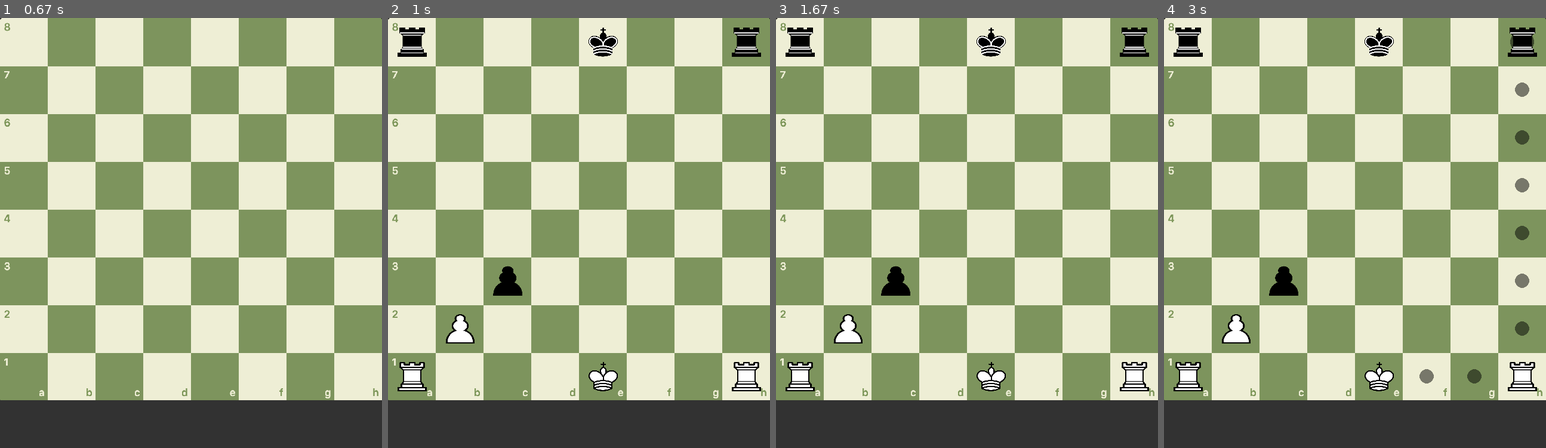
Above: before the commit, frames 1-4 (left to right).
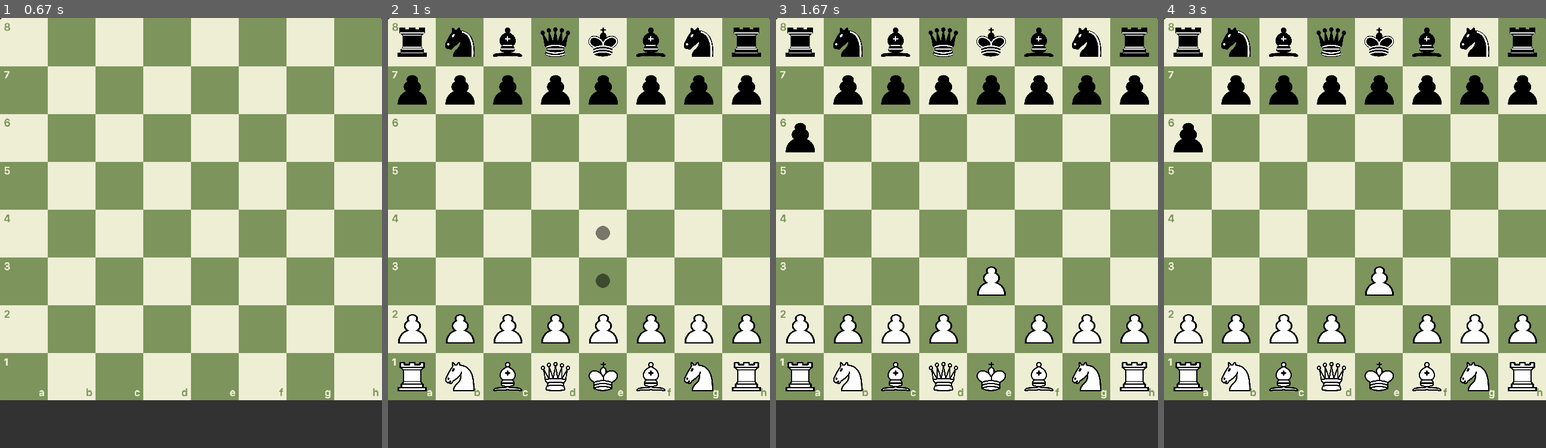
Above: after the commit, the same moments.

Repository: AdamAziz1998/chess
Game: pygame game, started from chess_pygame/game.py
Same seed, same stepped clock (60 frames per second), same inputs: the game is played once before the commit and once after it.
Inputs (mouse positions are in pixels of both pictures, inside the frame that each line leads up to):
- Up to frame 1 (0.67 s): click (191, 233) at 0.38 s
- Up to frame 2 (1 s): click (617, 327) at 0.78 s
- Up to frame 3 (1.67 s): click (1012, 271) at 1.2 s
- Up to frame 4 (3 s): click (1358, 280) at 2.2 s; move the mouse to (1500, 396) at 2.53 s; click (1500, 396) at 2.82 s

Frame 1 is identical in both runs. In frame 2, 8.5% of the frame differs, in the area x 2-98%, y 2-87%; in frame 3, 8.3%; in frame 4, 8.7%.

Commit message:
simple random bot and most of chess finished

Diff:
--- /dev/null
+++ b/chess_bot/chess_models.py
@@ -0,0 +1,73 @@
+import sys
+sys.path.append('../CHESS')
+
+from legal_moves.legal import legal_moves
+from legal_moves.move_categories import Move
+from gameplay.turn import turn
+from game_objects.board import starting_board
+from game_objects.pieces import Piece, wb, bb, wq, bq, wr, br, wkn, bkn
+import random
+
+
+
+#firstly I need to make the ability for the bot to mkae a move possible
+def all_potential_moves(board, team):
+    coords = []
+    for i in range(len(board)):
+        for j in range(len(board)):
+            if board[i][j] != '  ' and board[i][j].team == team:
+                coords.append((i, j))
+
+    ai_moves = []
+
+    for coord in coords:
+        piece_moves = legal_moves(board, coord)
+        ai_moves += piece_moves
+
+    for move in ai_moves:
+        if move.type == 't':
+            ai_moves.pop(ai_moves.index(move))
+            img1 = wq.image if team == 'w' else bq.image
+            move1 = Move(
+                move.org_location,
+                move.location_index,
+                move.type,
+                move.distance,
+                move.direction,
+                Piece(team, 'q', img1, False, False)
+            )
+            img2 = wb.image if team == 'w' else bb.image
+            move2 = Move(
+                move.org_location,
+                move.location_index,
+                move.type,
+                move.distance,
+                move.direction,
+                Piece(team, 'b', img2, False, False)
+            )
+            img3 = wkn.image if team == 'w' else bkn.image
+            move3 = Move(
+                move.org_location,
+                move.location_index,
+                move.type,
+                move.distance,
+                move.direction,
+                Piece(team, 'n', img3, False, False)
+            )
+            img4 = wr.image if team == 'w' else br.image
+            move4 = Move(
+                move.org_location,
+                move.location_index,
+                move.type,
+                move.distance,
+                move.direction,
+                Piece(team, 'r', img4, False, False)
+            )
+
+            ai_moves += [move1, move2, move3, move4]
+    return ai_moves
+
+def random_moving_bot(board, ai_team):
+    ai_moves = all_potential_moves(board, ai_team)
+
+    return random.choice(ai_moves)
--- a/chess_pygame/game.py
+++ b/chess_pygame/game.py
@@ -13,35 +13,27 @@
     coord_to_index
 )
 from gameplay.turn import turn
-from game_objects.board import board
+from game_objects.board import starting_board
 from legal_moves.legal import display_moves
 
 from game_objects.pieces import (
-    wk,
+    Piece,
     wq,
     wr,
     wkn,
     wb,
-    wp,
-    bk,
     bq,
     br,
     bkn,
     bb,
-    bp,
     DIR,
     PIECE_HEIGHT,
     PIECE_WIDTH
 )
 
-board[0][7] = wr
-board[0][0] = wr
-board[0][4] = wk
-board[7][0] = br
-board[7][7] = br
-board[7][4] = bk
-board[1][1] = wp
-board[2][2] = bp
+from chess_bot.chess_models import random_moving_bot
+
+board = starting_board
 
 pygame.init()
 
@@ -116,7 +108,8 @@
             coord_adj = (coord_unadj[0] + 320, coord_unadj[1] + 80)
             WIN.blit(scaled_UI_img, coord_adj)
 
-def draw_window():
+
+def draw_window(single_player: bool, my_team: str):
     global PIECE_SELECTED, PREVIOUS_SELECTED_COORDS, SELECTED_MOVES_INDEX, TEAM
     global board, moves, dead_whites, dead_blacks, pawn_transform, pawn_transform_piece
     global index, move
@@ -128,7 +121,7 @@
         blit_UI(TEAM, False, False)
 
     event = pygame.event.wait()
-    if event.type == pygame.MOUSEBUTTONDOWN:
+    if event.type == pygame.MOUSEBUTTONDOWN and (TEAM == my_team or not single_player):
         mouse_pos = pygame.mouse.get_pos()
 
         #if board is clicked
@@ -169,19 +162,23 @@
 
             #trnasform to queen
             if 640 - 80 < x_mouse_pos < 640:
-                pawn_transform_piece = wq if TEAM == 'w' else bq
+                img = wb.image if TEAM == 'w' else bb.image
+                pawn_transform_piece = Piece(TEAM, 'q', img, False, False)
 
             #transform to bishop
             elif 640 - 160 < x_mouse_pos < 640 - 80:
-                pawn_transform_piece = wb if TEAM == 'w' else bb
+                img = wb.image if TEAM == 'w' else bb.image
+                pawn_transform_piece = Piece(TEAM, 'b', img, False, False)
 
             #transform to knight
             elif 640 - 240 < x_mouse_pos < 640 - 160:
-                pawn_transform_piece = wkn if TEAM == 'w' else bkn
+                img = wkn.image if TEAM == 'w' else bkn.image
+                pawn_transform_piece = Piece(TEAM, 'n', img, False, False)
 
             #transform to rook
             elif 640 - 320 < x_mouse_pos < 640 - 240:
-                pawn_transform_piece = wr if TEAM == 'w' else br
+                img = wr.image if TEAM == 'w' else br.image
+                pawn_transform_piece = Piece(TEAM, 'r', img, False, False)
 
             if pawn_transform_piece:
                 board, TEAM = turn(board, PREVIOUS_SELECTED_COORDS, index, TEAM, move, pawn_transform_piece)
@@ -191,6 +188,10 @@
                 pawn_transform_piece = False
 
 
+    if single_player and TEAM != my_team:
+        #the bot would go on the line below
+        ai_move = random_moving_bot(board, TEAM)
+        board, TEAM = turn(board, ai_move.org_location, ai_move.location_index, TEAM, ai_move, ai_move.pawn_transform)
 
     if PIECE_SELECTED:
         moves = display_moves(board, PREVIOUS_SELECTED_COORDS)
@@ -209,9 +210,23 @@
             if event.type == pygame.QUIT:
                 run = False
 
-        draw_window()
+        single_player = True
+        my_team = 'w'
+
+        draw_window(single_player, my_team)
 
     pygame.quit()
 
 if __name__ == "__main__":
     main()
+
+
+#what do i want:
+# - firstly I need to have the option to make this single player
+# - later on I need to have the option to make this multiplayer, this will have a screenflip for white and black
+# - create an annimation for the piece moving from one square to another
+
+#the ai will use minimax algorithm, it can also be anhanced with alpha beta pruning
+#also downloading many gm games can help for the first 3-10 moves ish
+#use game positioning to help the computer make a decision
+#remember to avoid stalemate
--- a/game_objects/board.py
+++ b/game_objects/board.py
@@ -1,29 +1,30 @@
 from game_objects.pieces import (
-    wk,
-    wq,
-    wr,
-    wkn,
-    wb,
-    wp,
-    bk,
-    bq,
-    br,
-    bkn,
-    bb,
-    bp
+    wk1,
+    bk1,
+    wq1,
+    bq1,
+    wr1, wr2,
+    br1, br2,
+    wkn1, wkn2,
+    bkn1, bkn2,
+    wb1, wb2,
+    bb1, bb2,
+    wp1, wp2, wp3, wp4, wp5, wp6, wp7, wp8,
+    bp1, bp2, bp3, bp4, bp5, bp6, bp7, bp8
+
 )
 
 board = [['  ' for i1 in range(8)] for i in range(8)]
 
 starting_board = [
-    [wr, wkn, wb, wq, wk, wb, wkn, wr],
-    [wp for i in range(8)],
+    [wr1, wkn1, wb1, wq1, wk1, wb2, wkn2, wr2],
+    [wp1, wp2, wp3, wp4, wp5, wp6, wp7, wp8],
     ['  ' for i in range(8)],
     ['  ' for i in range(8)],
     ['  ' for i in range(8)],
     ['  ' for i in range(8)],
-    [bp for i in range(8)],
-    [br, bkn, bb, bq, bk, bb, bkn, br]
+    [bp1, bp2, bp3, bp4, bp5, bp6, bp7, bp8],
+    [br1, bkn1, bb1, bq1, bk1, bb2, bkn2, br2]
 
 
 ]
--- a/game_objects/pieces.py
+++ b/game_objects/pieces.py
@@ -9,19 +9,63 @@
         self.move0 = move0
         self.move1 = move1
 
-
+# using for the images
 wk = Piece('w', 'k', 'white_king.png', True, False)
 wq = Piece('w', 'q', 'white_queen.png', True, False)
+bk = Piece('b', 'k', 'black_king.png', True, False)
+bq = Piece('b', 'q', 'black_queen.png', True, False)
 wr = Piece('w', 'r', 'white_rook.png', True, False)
 wkn = Piece('w', 'n', 'white_knight.png', True, False)
 wb = Piece('w', 'b', 'white_bishop.png', True, False)
-wp = Piece('w', 'p', 'white_pawn.png', True, False)
-bk = Piece('b', 'k', 'black_king.png', True, False)
-bq = Piece('b', 'q', 'black_queen.png', True, False)
 br = Piece('b', 'r', 'black_rook.png', True, False)
 bkn = Piece('b', 'n', 'black_knight.png', True, False)
 bb = Piece('b', 'b', 'black_bishop.png', True, False)
+wp = Piece('w', 'p', 'white_pawn.png', True, False)
 bp = Piece('b', 'p', 'black_pawn.png', True, False)
+
+
+
+#singular pieces
+wk1 = Piece('w', 'k', 'white_king.png', True, False)
+wq1 = Piece('w', 'q', 'white_queen.png', True, False)
+
+bk1 = Piece('b', 'k', 'black_king.png', True, False)
+bq1 = Piece('b', 'q', 'black_queen.png', True, False)
+
+#binary pieces
+wr1 = Piece('w', 'r', 'white_rook.png', True, False)
+wr2 = Piece('w', 'r', 'white_rook.png', True, False)
+wkn1 = Piece('w', 'n', 'white_knight.png', True, False)
+wkn2 = Piece('w', 'n', 'white_knight.png', True, False)
+wb1 = Piece('w', 'b', 'white_bishop.png', True, False)
+wb2 = Piece('w', 'b', 'white_bishop.png', True, False)
+
+br1 = Piece('b', 'r', 'black_rook.png', True, False)
+br2 = Piece('b', 'r', 'black_rook.png', True, False)
+bkn1 = Piece('b', 'n', 'black_knight.png', True, False)
+bkn2 = Piece('b', 'n', 'black_knight.png', True, False)
+bb1 = Piece('b', 'b', 'black_bishop.png', True, False)
+bb2 = Piece('b', 'b', 'black_bishop.png', True, False)
+
+#pawns
+wp1 = Piece('w', 'p', 'white_pawn.png', True, False)
+wp2 = Piece('w', 'p', 'white_pawn.png', True, False)
+wp3 = Piece('w', 'p', 'white_pawn.png', True, False)
+wp4 = Piece('w', 'p', 'white_pawn.png', True, False)
+wp5 = Piece('w', 'p', 'white_pawn.png', True, False)
+wp6 = Piece('w', 'p', 'white_pawn.png', True, False)
+wp7 = Piece('w', 'p', 'white_pawn.png', True, False)
+wp8 = Piece('w', 'p', 'white_pawn.png', True, False)
+
+bp1 = Piece('b', 'p', 'black_pawn.png', True, False)
+bp2 = Piece('b', 'p', 'black_pawn.png', True, False)
+bp3 = Piece('b', 'p', 'black_pawn.png', True, False)
+bp4 = Piece('b', 'p', 'black_pawn.png', True, False)
+bp5 = Piece('b', 'p', 'black_pawn.png', True, False)
+bp6 = Piece('b', 'p', 'black_pawn.png', True, False)
+bp7 = Piece('b', 'p', 'black_pawn.png', True, False)
+bp8 = Piece('b', 'p', 'black_pawn.png', True, False)
+
 
 DIR = 'images'
 
--- a/gameplay/turn.py
+++ b/gameplay/turn.py
@@ -1,4 +1,4 @@
-from game_objects.pieces import wr, br
+from game_objects.pieces import wr, br, Piece
 
 #location_index is the current location of the piece
 def make_move(baord_array, piece_location_index, move_location_index, move, pawn_transform_piece):
@@ -22,17 +22,17 @@
     elif move.type == 'kc':
         baord_array[i][7] = '  '
         if i == 0:
-            baord_array[i][5] = wr
+            baord_array[i][5] = Piece('w', 'r', wr.image, False, False)
         else:
-            baord_array[i][5] = br
+            baord_array[i][5] = Piece('b', 'r', wr.image, False, False)
 
     if move.type == 'qc':
 
         baord_array[i][0] = '  '
         if i == 0:
-            baord_array[i][3] = wr
+            baord_array[i][3] = Piece('w', 'r', wr.image, False, False)
         else:
-            baord_array[i][3] = br
+            baord_array[i][3] = Piece('b', 'r', wr.image, False, False)
 
     #this will be false unless the move is the pawn reaching the end of the file, and the pawn_transform input will be
     #  the piece that the pawn transforms into
@@ -43,21 +43,21 @@
 
 #team_move is either 'w' or 'b'
 # pawn_transform_piece will hold the piece that the pawn will trnasform to
-def turn(baord_array, piece_location_index, move_location_index, team_move, move, pawn_transform_piece):
-    baord_array1 = make_move(baord_array, piece_location_index, move_location_index, move, pawn_transform_piece)
+def turn(board_array, piece_location_index, move_location_index, team_move, move, pawn_transform_piece):
+    board_array1 = make_move(board_array, piece_location_index, move_location_index, move, pawn_transform_piece)
     if team_move == 'w':
         team_move = 'b'
     else:
         team_move = 'w'
 
-    return baord_array1, team_move
+    return board_array1, team_move
 
 
-def checkmate_checker(baord_array):
+def checkmate_checker(board_array):
     pass
 
-def stale_mate_checker(baord_array):
+def stale_mate_checker(board_array):
     pass
 
-def draw_checker(baord_array):
+def draw_checker(board_array):
     pass
--- a/legal_moves/legal.py
+++ b/legal_moves/legal.py
@@ -42,15 +42,16 @@
     return move
 
 def check_en_passant_available(board, dir, location_index):
+    my_pawn = board[location_index[0]][location_index[1]]
     if dir == 'l':
         square = board[location_index[0]][location_index[1] - 1]
-        if type(square) != str and square.type == 'p' and square.move1:
+        if type(square) != str and square.type == 'p' and square.move1 and square.team != my_pawn.team:
             return True
         else:
             return False
     else:
         square = board[location_index[0]][location_index[1] + 1]
-        if type(square) != str and square.type == 'p' and square.move1:
+        if type(square) != str and square.type == 'p' and square.move1 and square.team != my_pawn.team:
             return True
         else:
             return False
@@ -84,59 +85,79 @@
 
     return move
 
-def king_side_castling(board, piece):
-    move = False
-    if piece.team == 'w' and board[0][6] == '  ' and board[0][5] == '  ' and piece.move0:
-        potential_white_rook = board[0][7]
-        if type(potential_white_rook) != str and potential_white_rook.move0:
-            move =  Move((0, 4), (0, 6), 'kc', 2, 'r')
-
-    elif piece.team == 'b' and board[7][6] == '  ' and board[7][5] == '  ' and piece.move0:
-        potential_black_rook = board[7][7]
-        if type(potential_black_rook) != str and potential_black_rook.move0:
-            move =  Move((7, 4), (7, 6), 'kc', 2, 'r')
-    return move
-
-def queen_side_castling(board, piece):
-    move = False
-    if piece.team == 'w' and board[0][3] ==  board[0][2] == board[0][1] == '  ' and piece.move0:
-        potential_white_rook = board[0][0]
-        if type(potential_white_rook) != str and potential_white_rook.move0:
-            move =  Move((0, 4), (0, 2), 'qc', 2, 'l')
-    elif piece.team == 'b' and board[7][3] == board[7][2] == board[7][1] == '  ' and piece.move0:
-        potential_black_rook = board[7][0]
-        if type(potential_black_rook) != str and potential_black_rook.move0:
-            move =  Move((7, 4), (7, 2), 'qc', 2, 'l')
-    return move
-
 def end_of_file_pawn(location_index, piece, moves):
     if (location_index[0] == 1 or location_index[0] == 6) and not piece.move0:
         for end_move in moves:
             end_move.type = 't'
     return moves
 
-#check this
-def opponent_view(board):
+#the view of the pieces will not have the be in the input "team"
+def attack_view(board, team):
     view = []
     for row in range(len(board)):
         for el in range(len(board)):
-            if board[row][el] != '  ' :
+            if board[row][el] != '  ' and board[row][el].type != 'p' and board[row][el].team != team:
                 location_index = (row, el)
                 moves = moves_piece_bounded(board, location_index)
                 new_views = [move.location_index for move in moves if move.location_index not in view]
                 view += new_views
+            elif board[row][el] != '  ' and board[row][el].type == 'p' and board[row][el].team != team:
+                location_index = (row, el)
+                moves = moves_piece_bounded(board, location_index)
+                new_views = [move.location_index for move in moves if move.location_index not in view and len(move.direction) == 3]
+                view += new_views
     return view
 
 def check_checker(board, king_location_index):
     ki, kj = king_location_index
-    view = opponent_view(board)
+    view = attack_view(board, board[ki][kj].team)
     return True if (ki, kj) in view else False
+
+def king_side_castling(board, piece):
+    if piece.team == 'w':
+        i_loc = 0
+    else:
+        i_loc = 7
+    #assuming no checks
+    move = False
+    if  board[i_loc][6] == '  ' and board[i_loc][5] == '  ' and piece.move0:
+        potential_rook = board[i_loc][7]
+        if type(potential_rook) != str and potential_rook.move0:
+            move =  Move((i_loc, 4), (i_loc, 6), 'kc', 2, 'r')
+
+    #checking if move is legal
+    check = check_checker(board, (i_loc, 4))
+    view = attack_view(board, board[i_loc][4].team)
+    if check or (i_loc, 6) in view or (i_loc, 5) in view:
+        return False
+    else:
+        return move
+
+def queen_side_castling(board, piece):
+    if piece.team == 'w':
+        i_loc = 0
+    else:
+        i_loc = 7
+
+    move = False
+    if board[i_loc][3] ==  board[i_loc][2] == board[i_loc][1] == '  ' and piece.move0:
+        potential_white_rook = board[i_loc][0]
+        if type(potential_white_rook) != str and potential_white_rook.move0:
+            move =  Move((i_loc, 4), (i_loc, 2), 'qc', 2, 'l')
+
+    #checking if move is legal
+    check = check_checker(board, (i_loc, 4))
+    view = attack_view(board, board[i_loc][4].team)
+    if check or (i_loc, 2) in view or (i_loc, 3) in view:
+        return False
+    else:
+        return move
+
 
 def check_filter(board, moves, king_location_index, location_index, team):
     checked_moves = []
     for move in moves:
         #pretend move taken and check for a check
-        #board_copy = [[j for j in i] for i in board]
         board_copy = copy.deepcopy(board)
         if move.type == 't':
             pawn_transform_piece = br if team == 'b' else wr
@@ -153,9 +174,6 @@
         if not post_move_checker:
             checked_moves.append(move)
     return checked_moves
-
-def pins(board):
-    pass
 
 def king_find(board, team):
     found = False
@@ -190,7 +208,7 @@
 
         moves = end_of_file_pawn(location_index, piece, moves)
 
-    elif piece.type == 'k':
+    elif piece.type == 'k' and piece.move0 == True:
         king_side_castle = king_side_castling(board, piece)
         if king_side_castle:
             moves.append(king_side_castle)
@@ -221,8 +239,3 @@
         board[i][j] = move.type
 
     return board
-
-
-#the ai will use minimax algorithm, it can also be anhanced with alpha beta pruning
-#also downloading many gm games can help for the first 3-10 moves ish
-#remember to avoid stalemate
--- a/legal_moves/move_categories.py
+++ b/legal_moves/move_categories.py
@@ -48,13 +48,14 @@
     return dir
 
 #move types are 'k' and 'x ' meaning kill move and move with no kill,
-# maybe will have 'p' for passant and 'c' for castle and 't' for when a pawn changes to a new piece at end of path
+# 'p' for passant and 'c' for castle and 't' for when a pawn changes to a new piece at end of path
 #direction consists of u for up d for down l for left r for right
 # and a combination of the previous ending with d representing a diagonal movement for example dld meaning down-left diagonal
 class Move:
-    def __init__(self, org_location: tuple, location_index: tuple, type: str, distance: float, direction: str):
+    def __init__(self, org_location: tuple, location_index: tuple, type: str, distance: float, direction: str, pawn_transform = None):
         self.org_location = org_location
         self.location_index = location_index
         self.type = type
         self.distance = distance
         self.direction = direction
+        self.pawn_transform = pawn_transform
